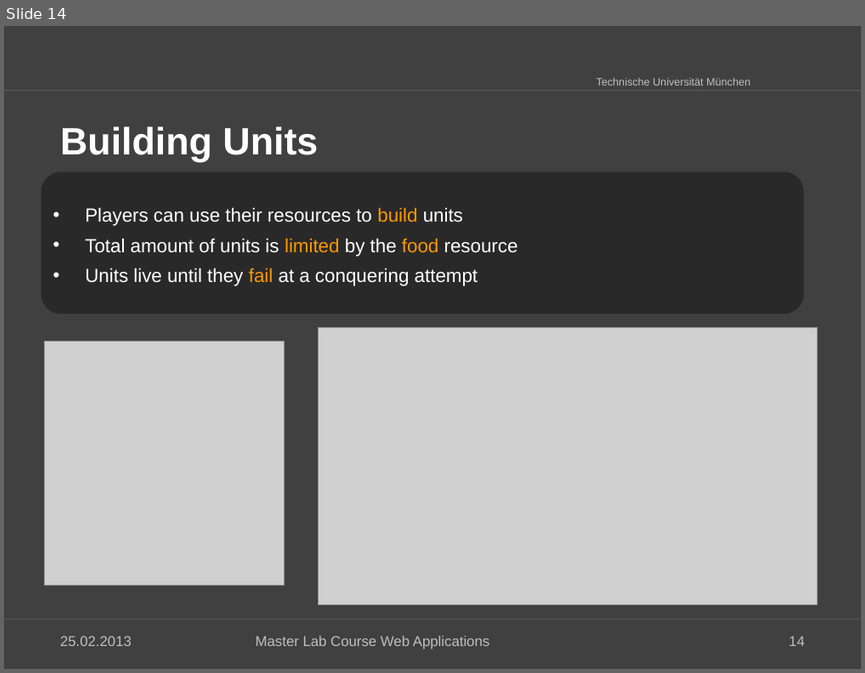
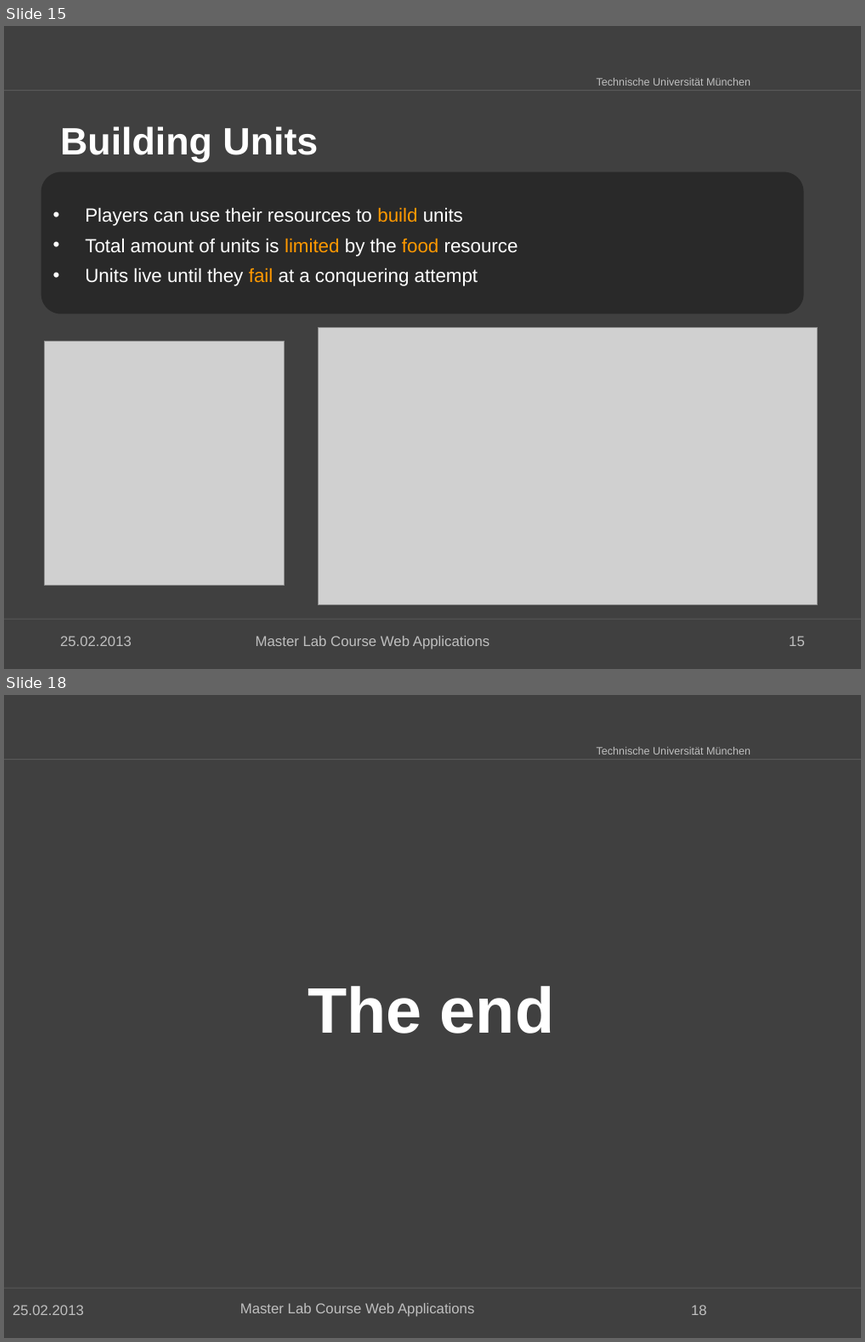
Before and after one commit to kneczaj/pi-puppids, a slide deck: docs/group4_Final_Presentation.pptx. Shown one above the other, each under a label of ours: slide 14 before the commit, slides 15 and 18 after it; the slides between them are not shown. The pictures are 865x673 and 865x1342 pixels, drawn with LibreOffice and Linux fonts; fonts in the diff are those of the drawing; grey boxes stand for pictures; background and template pictures are left out. Boxes give left, top, right and bottom in pixels: in the first picture for what was removed or moved away, otherwise in the second. Text is boxed around its words. In the diff, an @@ line names an element or a change of style, - is before the commit and + after.

```diff
--- a/docs/group4_Final_Presentation.pptx
+++ b/docs/group4_Final_Presentation.pptx
@@ slide 18 added at [4,695,861,1338], background #404040; not listed: 3 template elements that a slide beside it also shows @@
@@ title added at [308,986,554,1033], 54 pt, text #FFFFFF, bold @@
+The end
@@ text added at [12,1304,84,1315], 12 pt, text #BFBFBF @@
+25.02.2013
@@ text added at [240,1303,474,1316], 12 pt, text #BFBFBF @@
+Master Lab Course Web Applications
@@ page number added at [691,1304,707,1315], 12 pt, text #BFBFBF @@
+18
@@ what was slide 14 is now slide 15 @@
@@ page number at [789,635,805,646]: text changed @@
-14
+15
```
Also in this commit, not shown: 1 slide changed, 3 other slides added, 2 other files.
